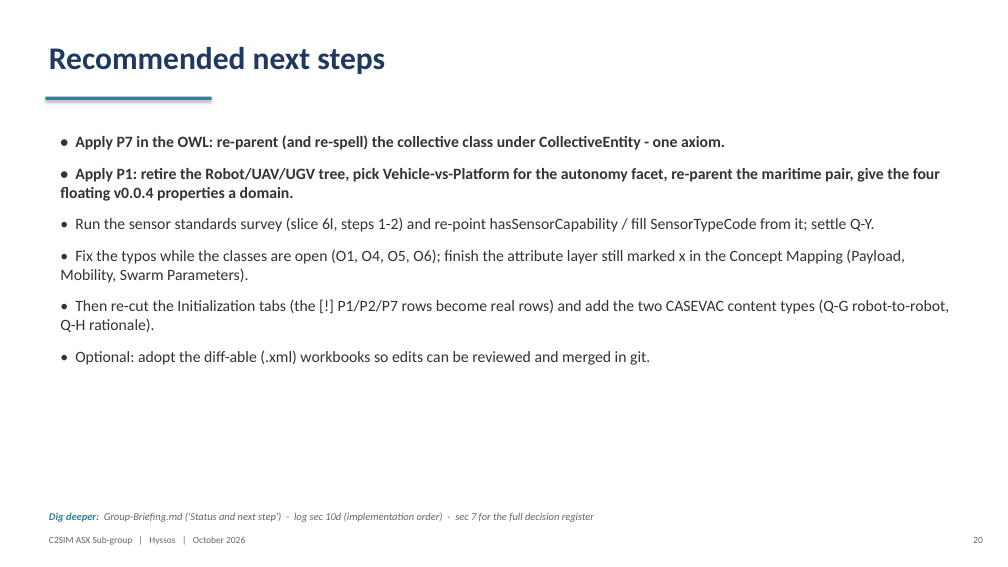
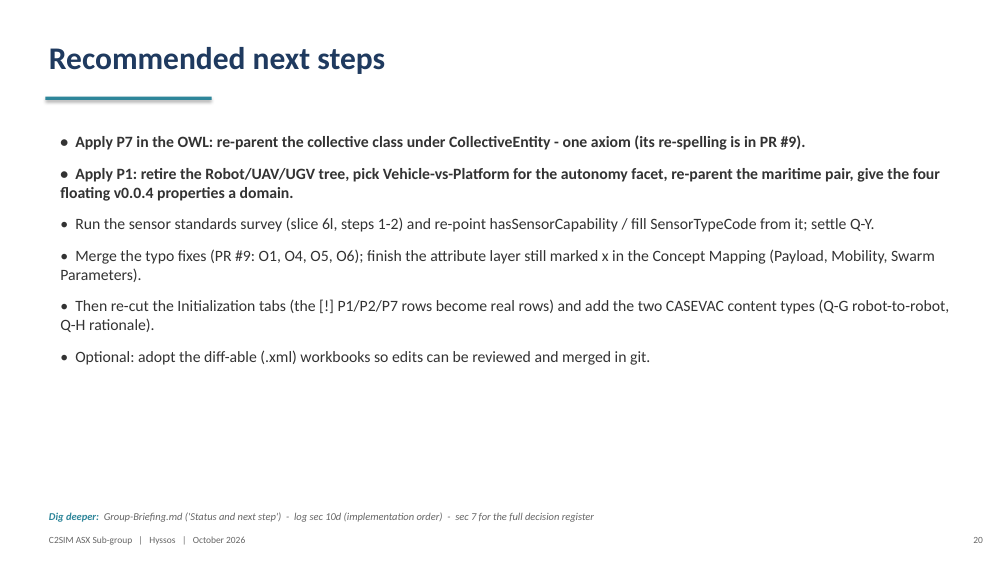
Before and after one commit to hyssostech/C2SIMArtifacts, a slide deck: slide 20 of Subgroups/ASX/InstantiationReview/ASX-Instantiation-Findings.pptx. Drawn at 1008x567 pixels with LibreOffice and Linux fonts; fonts in the diff are those of the drawing. Boxes give left, top, right and bottom in pixels: in the first picture for what was removed or moved away, otherwise in the second. Text is boxed around its words. In the diff, an @@ line names an element or a change of style, - is before the commit and + after.

```diff
--- a/Subgroups/ASX/InstantiationReview/ASX-Instantiation-Findings.pptx
+++ b/Subgroups/ASX/InstantiationReview/ASX-Instantiation-Findings.pptx
@@ text at bbox=[75, 135, 806, 150]: text changed @@
-• Apply P7 in the OWL: re-parent (and re-spell) the collective class under CollectiveEntity - one axiom.
+• Apply P7 in the OWL: re-parent the collective class under CollectiveEntity - one axiom (its re-spelling is in PR #9).
@@ text at bbox=[60, 249, 935, 282]: text changed @@
-• Fix the typos while the classes are open (O1, O4, O5, O6); finish the attribute layer still marked x in the Concept Mapping (Payload, Mobility, Swarm Parameters).
+• Merge the typo fixes (PR #9: O1, O4, O5, O6); finish the attribute layer still marked x in the Concept Mapping (Payload, Mobility, Swarm Parameters).
```
Also in this commit, not shown: 2 other slides changed, 10 other files.
